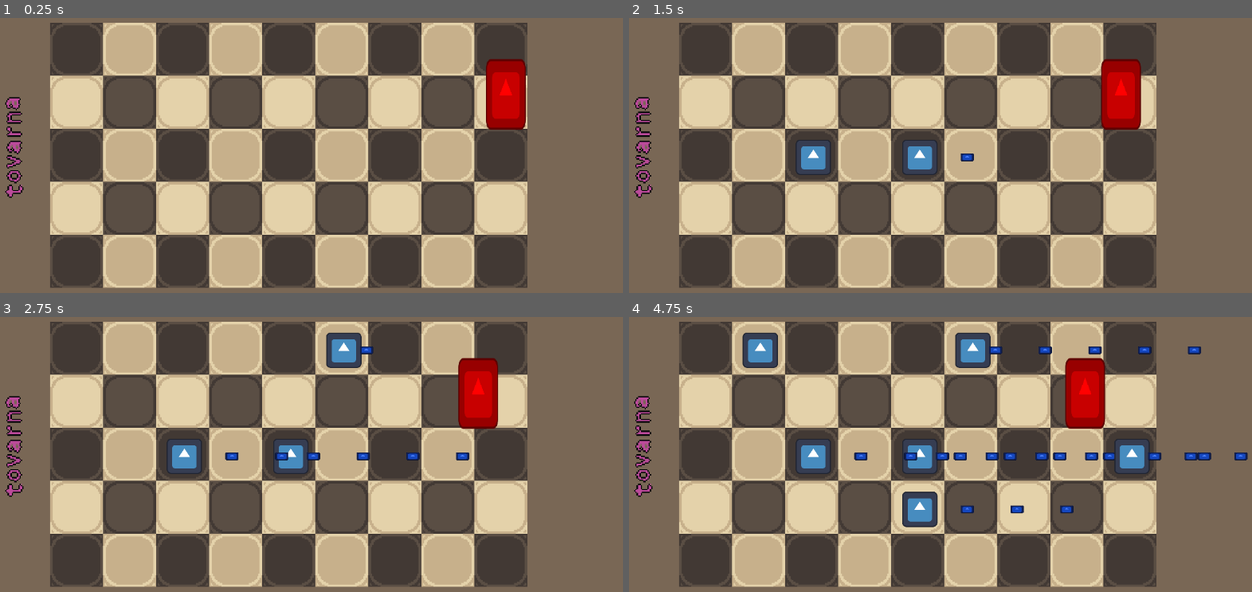
Above: before the commit, frames 1-4 (two rows, left to right).
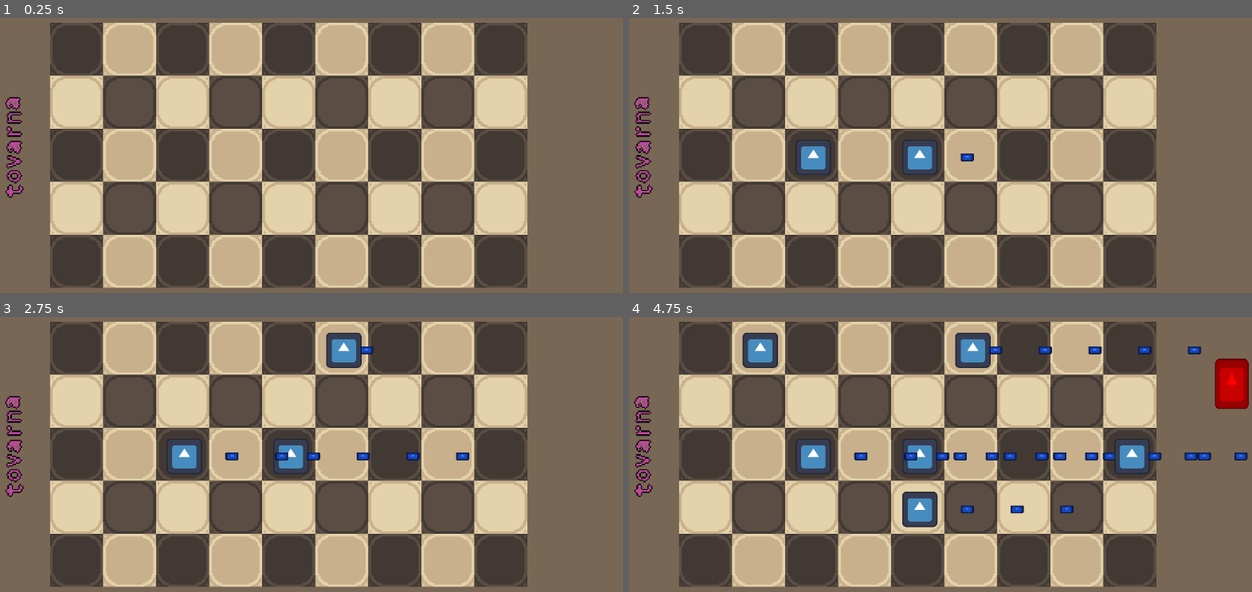
Above: after the commit, the same moments.

Repository: AuraDvin/MvR
Game: Godot game, scene res://levels/test_level/test_level.tscn
Same seed, same stepped clock (60 frames per second), same inputs: the game is played once before the commit and once after it. The engine's default icon, where the game draws it, is replaced by a stand-in: a white triangle on a blue panel in a dark square.
Inputs (mouse positions are in pixels of both pictures, inside the frame that each line leads up to):
- Up to frame 1 (0.25 s): no input
- Up to frame 2 (1.5 s): move the mouse to (915, 155) at 0.52 s; click (915, 155) at 0.67 s; move the mouse to (803, 144) at 1.27 s; click (803, 144) at 1.42 s
- Up to frame 3 (2.75 s): move the mouse to (367, 347) at 2.02 s; click (367, 347) at 2.17 s
- Up to frame 4 (4.75 s): move the mouse to (903, 498) at 2.77 s; click (903, 498) at 2.92 s; move the mouse to (1127, 479) at 3.52 s; click (1127, 479) at 3.67 s; move the mouse to (741, 372) at 4.27 s; click (741, 372) at 4.42 s

The runs differ from the first frame. In frame 1, 1.6% of the frame differs, in the area x 78-85%, y 15-41%; in frame 2, 1.6%; in frame 3, 1.6%; in frame 4, 2.7%, in the area x 69-100%, y 14-41%.

Commit message:
added enemy spawning

Diff:
--- a/characters/enemies/test_enemy/test_enemy.tscn
+++ b/characters/enemies/test_enemy/test_enemy.tscn
@@ -4,21 +4,24 @@
 [ext_resource type="Texture2D" uid="uid://bdk0eqv2uxunq" path="res://icon.svg" id="1_ye35i"]
 
 [sub_resource type="RectangleShape2D" id="RectangleShape2D_3b7ya"]
-size = Vector2(110, 114)
+size = Vector2(110, 101.92844)
 
 [node name="TestEnemy" type="Node2D"]
 script = ExtResource("1_3b7ya")
 
 [node name="Sprite2D" type="Sprite2D" parent="."]
 self_modulate = Color(2.815776, 0, 0, 1)
-scale = Vector2(0.5599996, 1)
+position = Vector2(0.040050745, -45.489853)
+scale = Vector2(0.48000222, 0.711096)
 texture = ExtResource("1_ye35i")
 
 [node name="Area2D" type="Area2D" parent="." groups=["destroy_bullets"]]
-scale = Vector2(0.5599996, 1)
+position = Vector2(0, -48.8299)
+scale = Vector2(0.48000222, 0.84000254)
 
 [node name="CollisionShape2D" type="CollisionShape2D" parent="Area2D"]
-position = Vector2(1, -1)
+position = Vector2(-0.111251816, 6.321419)
+scale = Vector2(0.99999994, 0.99999994)
 shape = SubResource("RectangleShape2D_3b7ya")
 
 [connection signal="area_entered" from="Area2D" to="." method="_on_area_2d_area_entered"]
--- a/levels/test_level/test_level.gd
+++ b/levels/test_level/test_level.gd
@@ -3,9 +3,10 @@
 var cooldown = 0.5
 var local_cooldown = 0
 var tower = preload("res://characters/towers/test_tower/test_tower.tscn")
+var enemy = preload("res://characters/enemies/test_enemy/test_enemy.tscn")
 # Called when the node enters the scene tree for the first time.
 func _ready():
-	pass # Replace with function body.
+	$EnemySpawnTimer.start(RandomNumberGenerator.new().randf()* 3)
 
 
 # Called every frame. 'delta' is the elapsed time since the previous frame.
@@ -21,3 +22,11 @@
 	new_tower.position += tile_position * tile_size
 	new_tower.position += tile_size / 5
 	local_cooldown = cooldown
+
+
+func _on_enemy_spawn_timer_timeout():
+	var rng = RandomNumberGenerator.new()
+	var lane = rng.randi_range(0, 4)
+	var enemy_inst = enemy.instantiate()
+	$enemies.get_child(lane).add_child(enemy_inst)
+	$EnemySpawnTimer.start(rng.randf()* 3 + 2)
--- a/levels/test_level/test_level.tscn
+++ b/levels/test_level/test_level.tscn
@@ -1,12 +1,28 @@
-[gd_scene load_steps=5 format=3 uid="uid://dhnsyca0qjvsx"]
+[gd_scene load_steps=4 format=3 uid="uid://dhnsyca0qjvsx"]
 
 [ext_resource type="Texture2D" uid="uid://nbh38iwehec2" path="res://assets/textures/tmp_background.png" id="1_isn0r"]
 [ext_resource type="Script" uid="uid://bgm3qfjnvvyts" path="res://levels/test_level/test_level.gd" id="1_qo0ko"]
-[ext_resource type="PackedScene" uid="uid://m6frxvk7gisf" path="res://characters/enemies/test_enemy/test_enemy.tscn" id="3_65yy3"]
 [ext_resource type="PackedScene" uid="uid://dmnoikpo0j2xp" path="res://levels/grid/grid.tscn" id="4_qo0ko"]
 
 [node name="test_level" type="Node2D"]
 script = ExtResource("1_qo0ko")
+
+[node name="enemies" type="Node" parent="."]
+
+[node name="1" type="Marker2D" parent="enemies"]
+position = Vector2(1151.9857, 206.72388)
+
+[node name="2" type="Marker2D" parent="enemies"]
+position = Vector2(1152.4099, 292.3916)
+
+[node name="3" type="Marker2D" parent="enemies"]
+position = Vector2(1151.7268, 388.69647)
+
+[node name="4" type="Marker2D" parent="enemies"]
+position = Vector2(1152.3478, 489.90665)
+
+[node name="5" type="Marker2D" parent="enemies"]
+position = Vector2(1151.7268, 592.9796)
 
 [node name="CanvasLayer" type="CanvasLayer" parent="."]
 layer = -100
@@ -33,9 +49,6 @@
 texture = ExtResource("1_isn0r")
 expand_mode = 3
 
-[node name="TestEnemy" parent="." instance=ExtResource("3_65yy3")]
-position = Vector2(945, 264)
-
 [node name="Grid" parent="." instance=ExtResource("4_qo0ko")]
 position = Vector2(115.207886, 134.40585)
 scale = Vector2(86.42081, 48.038334)
@@ -46,6 +59,9 @@
 [node name="towers" type="Node2D" parent="."]
 position = Vector2(115.208, 134.406)
 
+[node name="EnemySpawnTimer" type="Timer" parent="."]
+
 [connection signal="clicked_on_grid" from="Grid" to="." method="_on_grid_clicked_on_grid"]
+[connection signal="timeout" from="EnemySpawnTimer" to="." method="_on_enemy_spawn_timer_timeout"]
 
 [editable path="Grid"]
